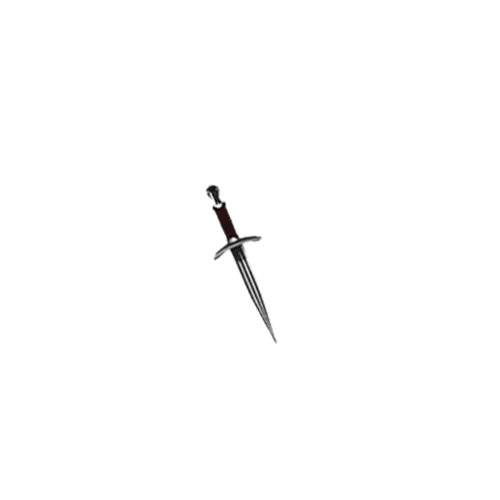
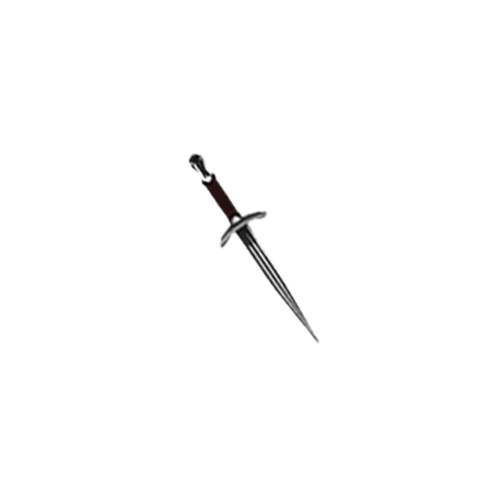
Layers edited between the first and the second 500x500 image:
painted on "レイヤー 0" over [188, 152, 320, 344]
